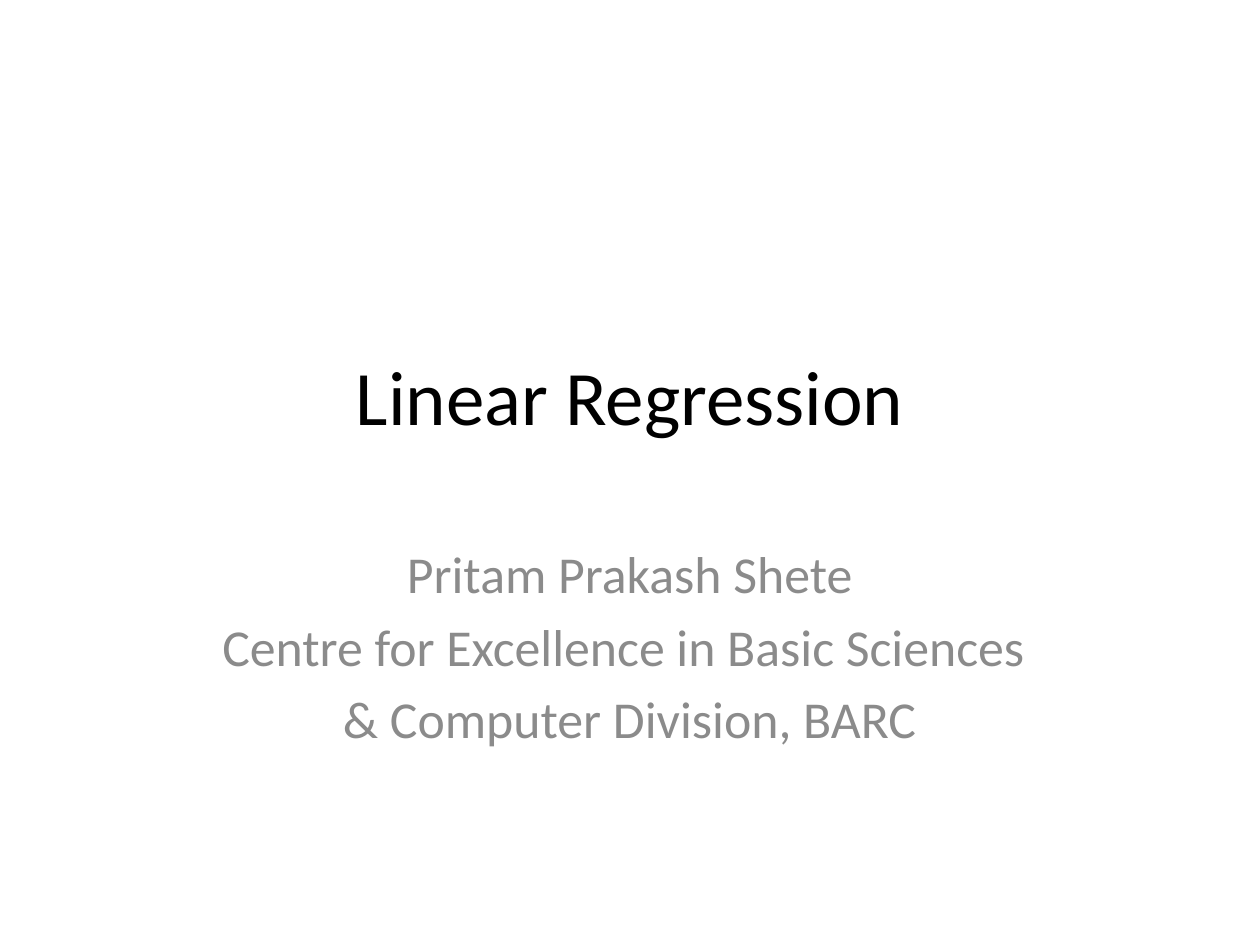
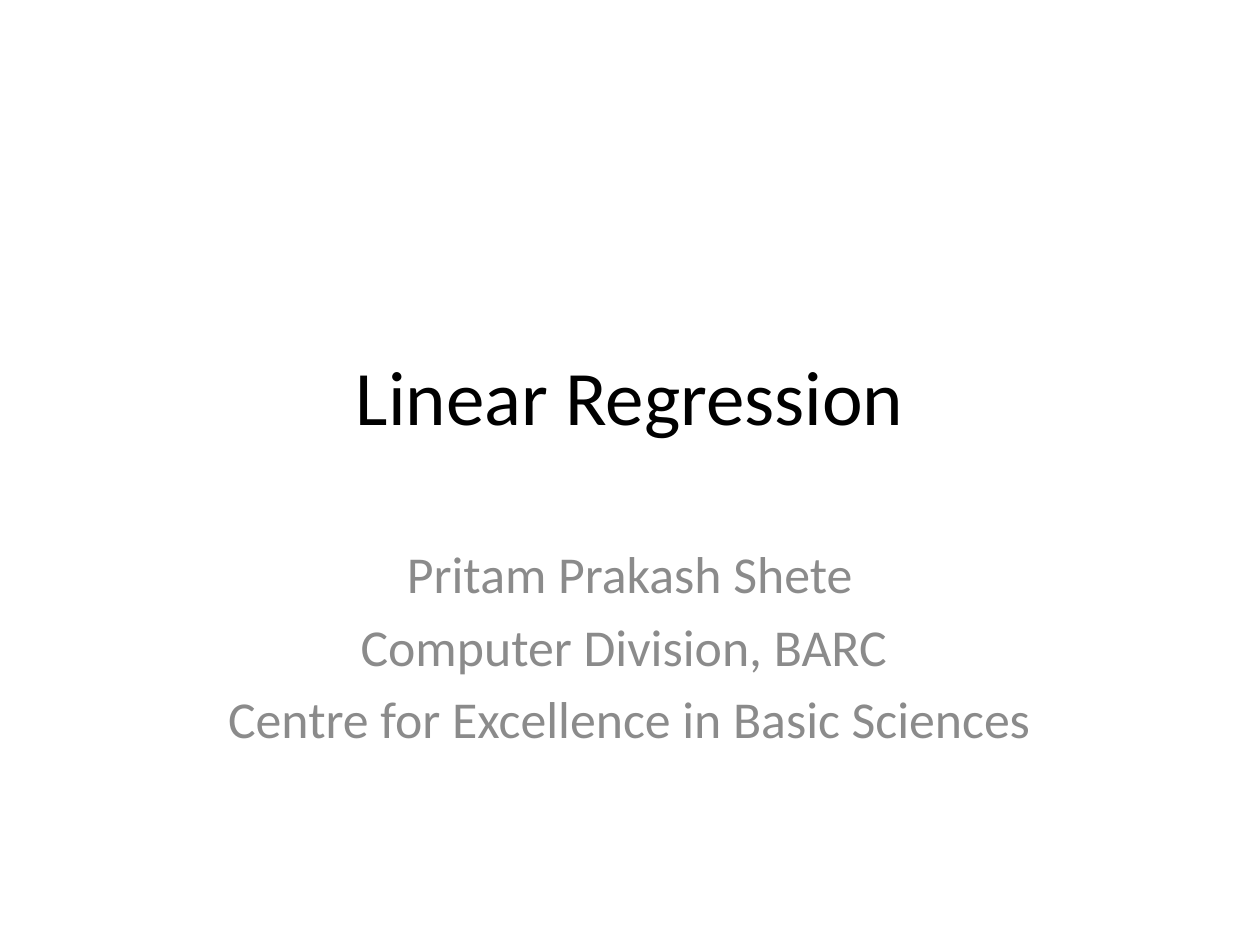
Before and after one commit to look4pritam/ArtificialIntelligence, a slide deck: slide 1 of MachineLearning/LinearRegression/LinearRegression.pptx. Drawn at 1260x945 pixels with LibreOffice and Linux fonts; fonts in the diff are those of the drawing. Boxes give left, top, right and bottom in pixels: in the first picture for what was removed or moved away, otherwise in the second. Text is boxed around its words. In the diff, an @@ line names an element or a change of style, - is before the commit and + after.

```diff
--- a/MachineLearning/LinearRegression/LinearRegression.pptx
+++ b/MachineLearning/LinearRegression/LinearRegression.pptx
@@ subtitle at <box>361,630,887,675</box>: paragraph added @@
+Computer Division, BARC
@@ subtitle at <box>390,702,916,747</box>: paragraph removed @@
-& Computer Division, BARC
```
Also in this commit, not shown: 2 other slides changed, 6 slides added, 1 slide removed.
